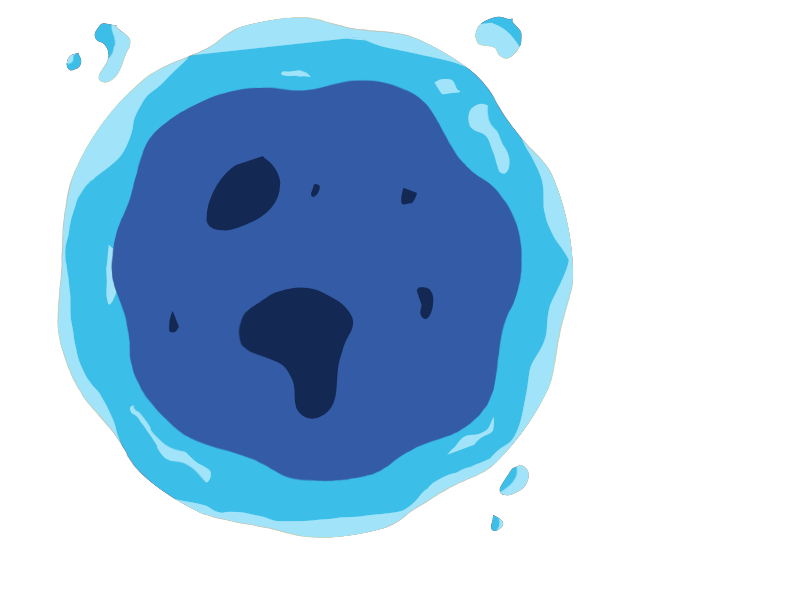
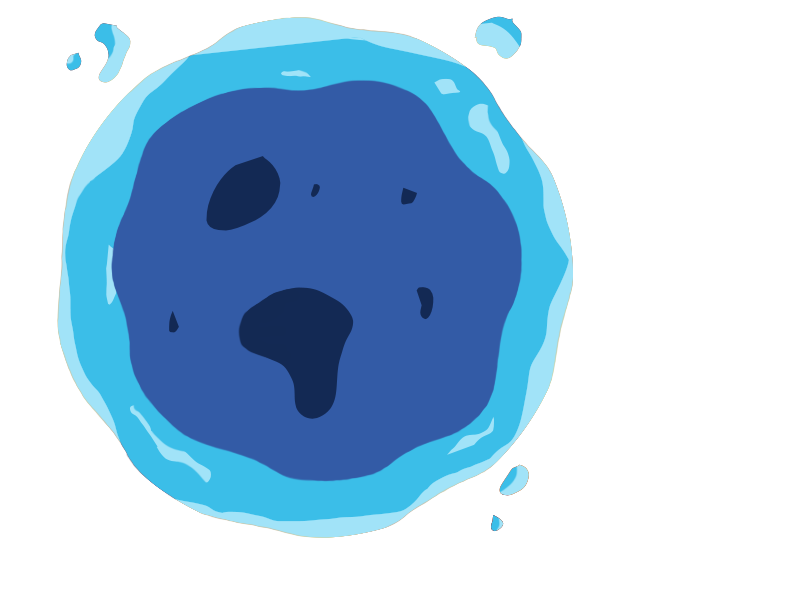
Before/after of a 800px x 600px layered artwork. What changed in the layer stack:
added layer "lavasplash3" above "lava" over [491, 464, 529, 532]
